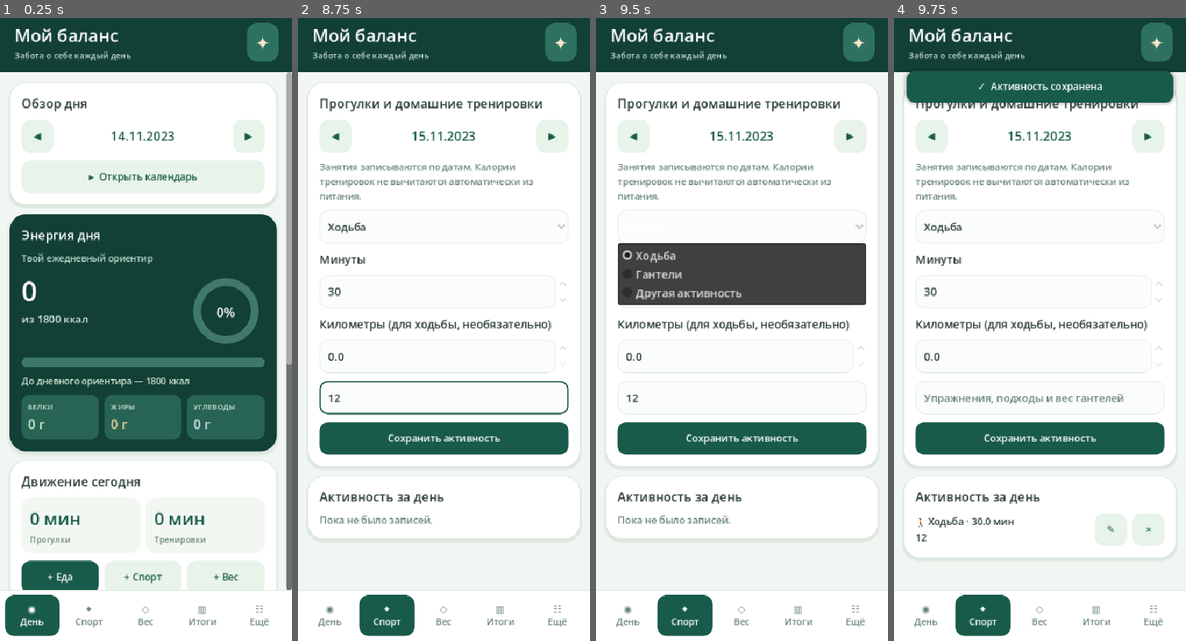
Above: before the commit, frames 1-4 (left to right).
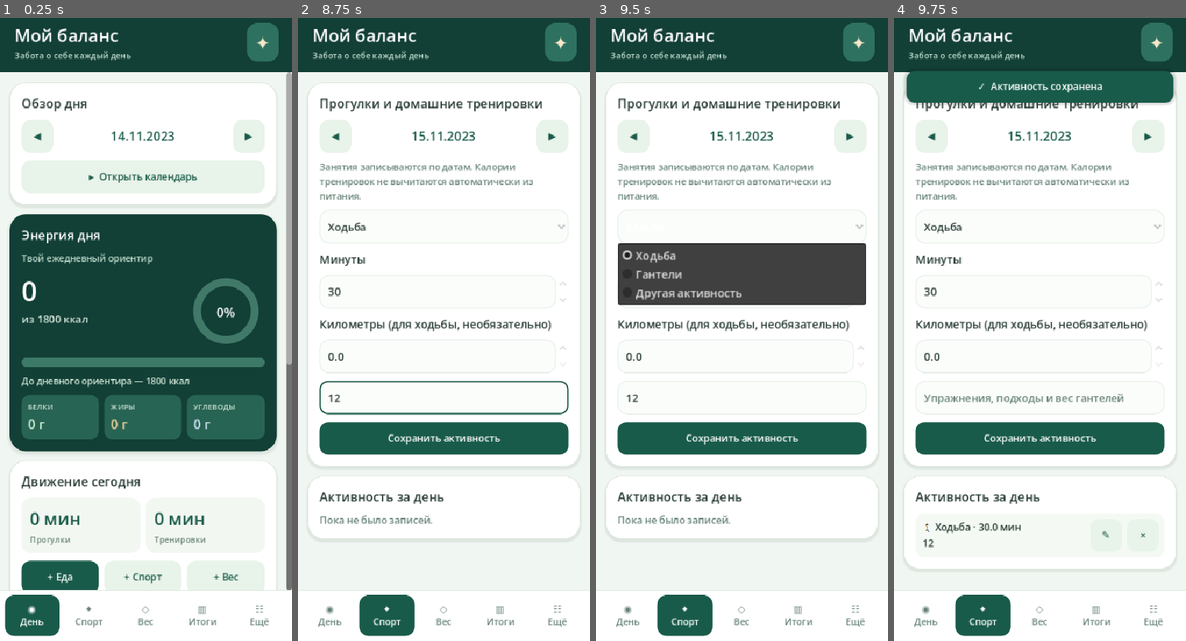
Above: after the commit, the same moments.

Repository: Domenklay/My_balance
Game: Godot game, scene res://main.tscn
Same seed, same stepped clock (60 frames per second), same inputs: the game is played once before the commit and once after it.
Inputs (mouse positions are in pixels of both pictures, inside the frame that each line leads up to):
- Up to frame 1 (0.25 s): no input
- Up to frame 2 (8.75 s): click "◀" at 0.5 s; click "▶" at 1.25 s; click "▸ Открыть календарь" at 2 s; click "▾ Скрыть календарь" at 2.75 s; click "+ Еда" at 3.5 s; click "▸ Открыть календарь" at 4.25 s; click "+ Еда" at 5 s; click "+ Спорт" at 5.75 s; click (444, 398) at 6.52 s; type "12" at 6.6 s; click "▶" at 7.25 s; click (444, 398) at 8.02 s; type "12" at 8.1 s
- Up to frame 3 (9.5 s): click "Ходьба" at 8.75 s
- Up to frame 4 (9.75 s): click "Сохранить активность" at 9.5 s

Frames 1-3 are identical in both runs. In frame 4, 1.1% of the frame differs, in the area x 3-97%, y 79-88%.

Commit message:
Visually group diary meals, activities, weight history and personal products into subtle list cards

Diff:
--- a/godot/src/main.gd
+++ b/godot/src/main.gd
@@ -417,6 +417,25 @@
     _label(content, str(roundi(value)) + " г", 19, tint)
 
 
+func _soft_list_row(parent: Node) -> HBoxContainer:
+    var panel = PanelContainer.new()
+    panel.mouse_filter = Control.MOUSE_FILTER_PASS
+    panel.size_flags_horizontal = Control.SIZE_EXPAND_FILL
+    var st = StyleBoxFlat.new()
+    st.bg_color = Color("#f4f9f4")
+    st.set_corner_radius_all(13)
+    st.content_margin_left = 10
+    st.content_margin_right = 8
+    st.content_margin_top = 8
+    st.content_margin_bottom = 8
+    panel.add_theme_stylebox_override("panel", st)
+    parent.add_child(panel)
+    var row = HBoxContainer.new()
+    row.mouse_filter = Control.MOUSE_FILTER_PASS
+    row.add_theme_constant_override("separation", 7)
+    panel.add_child(row)
+    return row
+
 func _number(parent: Node, value: float, minimum: float, maximum: float, step: float = 1.0) -> SpinBox:
     var spin = SpinBox.new()
     spin.min_value = minimum
@@ -747,7 +766,7 @@
         _label(foods, meal, 17, GREEN)
         for entry in items:
             var f: Dictionary = store.entry_food(entry)
-            var r = _row(foods)
+            var r = _soft_list_row(foods)
             var caption = _label(r, str(f.get("name", "Продукт")) + "\n" + str(entry.get("grams", 0)) + " г • " + str(roundi(store.entry_kcal(entry))) + " ккал", 14)
             caption.size_flags_horizontal = Control.SIZE_EXPAND_FILL
             _button(r, "✎", func(): _edit_entry(entry), true)
@@ -770,7 +789,7 @@
                 break
             count += 1
             var old_food = store.entry_food(old)
-            var rr = _row(repeats)
+            var rr = _soft_list_row(repeats)
             var rl = _label(rr, str(old_food.get("name", "Продукт")) + " • " + str(old.get("grams", 0)) + " г", 13)
             rl.size_flags_horizontal = Control.SIZE_EXPAND_FILL
             _button(rr, "+", func():
@@ -1278,7 +1297,7 @@
     if items.is_empty():
         _label(saved, "Пока не было записей.", 14, MUTED)
     for a in items:
-        var r = _row(saved)
+        var r = _soft_list_row(saved)
         var type_name = {"walk":"🚶 Ходьба", "strength":"🏋 Гантели", "other":"Активность"}.get(a.get("type", ""), "Активность")
         var text = str(type_name) + " · " + str(a.get("minutes", 0)) + " мин"
         if str(a.get("detail", "")) != "":
@@ -1362,7 +1381,7 @@
     var history = store.data["weights"].duplicate()
     history.sort_custom(func(a,b): return str(a.get("date", "")) > str(b.get("date", "")))
     for w in history:
-        var r = _row(chart)
+        var r = _soft_list_row(chart)
         var l = _label(r, str(w.get("date", "")) + " · " + str(w.get("value", 0)) + " кг", 14)
         l.size_flags_horizontal = Control.SIZE_EXPAND_FILL
         _button(r, "×", func(): _confirm_delete("Удалить запись веса?", func():
@@ -1535,7 +1554,7 @@
         _label(manage, "Правки не изменят уже сохранённые дневные записи.", 13, MUTED)
         for saved_food in custom_foods:
             var food: Dictionary = saved_food
-            var line = _row(manage)
+            var line = _soft_list_row(manage)
             var caption = _nowrap(line, str(food.get("name", "Продукт")), 13, INK)
             caption.size_flags_horizontal = Control.SIZE_EXPAND_FILL
             _button(line, "✎", func(): _edit_custom_food(food), true)
